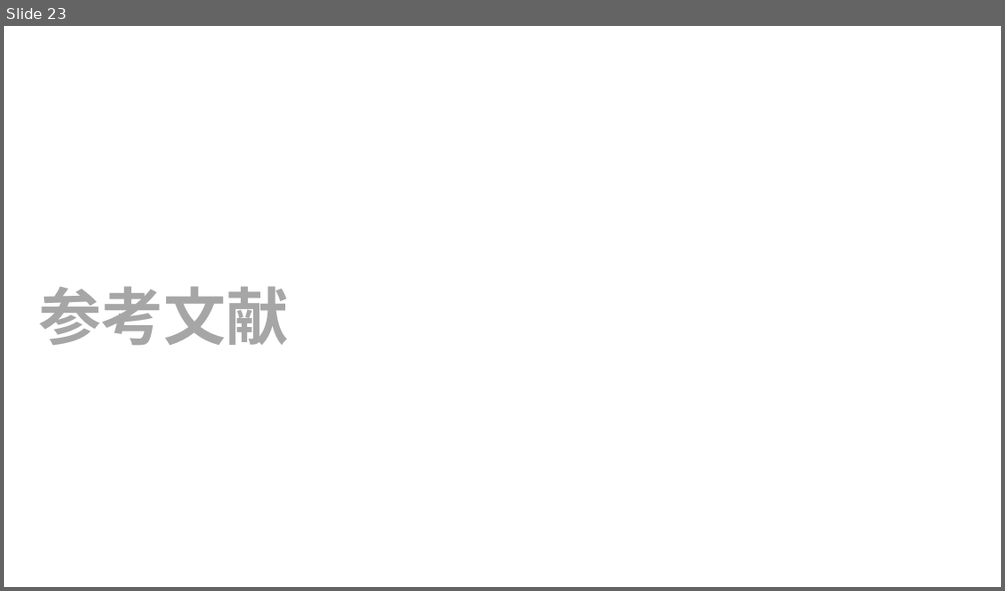
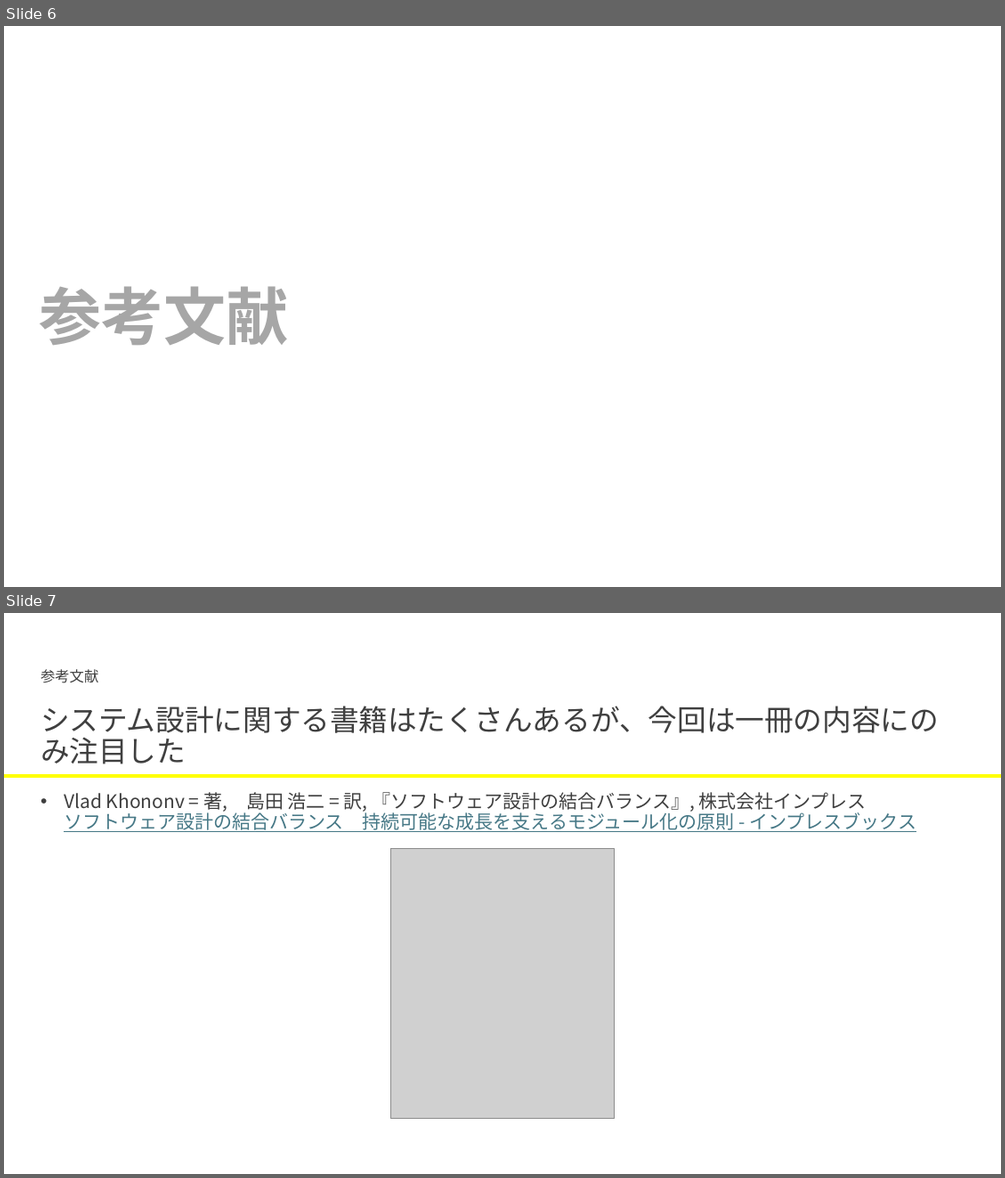
Before and after one commit to hiroki-pixel/tech_it_output_for_LT, a slide deck: Design/複雑性_5分類とそれぞれで可能な対処について.pptx. Shown one above the other, each under a label of ours: slide 23 before the commit, slides 6 and 7 after it. The pictures are 1005x591 and 1005x1178 pixels, drawn with LibreOffice and Linux fonts; fonts in the diff are those of the drawing; grey boxes stand for pictures. Boxes give left, top, right and bottom in pixels: in the first picture for what was removed or moved away, otherwise in the second. Text is boxed around its words. In the diff, an @@ line names an element or a change of style, - is before the commit and + after.

```diff
--- a/Design/複雑性_5分類とそれぞれで可能な対処について.pptx
+++ b/Design/複雑性_5分類とそれぞれで可能な対処について.pptx
@@ slide 7 added at bbox=[4, 613, 1001, 1174], background #FFFFFF @@
@@ text added at bbox=[40, 669, 98, 683], 14 pt, text #3F3F3F @@
+参考文献
@@ text added at bbox=[40, 706, 938, 764], 28 pt, text #3F3F3F @@
+システム設計に関する書籍はたくさんあるが、今回は一冊の内容にのみ注目した
@@ line added from (4, 776) to (1001, 776), #FFFF00 3 pt @@
@@ text added at bbox=[64, 792, 916, 832], 18 pt, text #3F3F3F @@
+• Vlad Khononv = 著, 島田 浩二 = 訳, 『ソフトウェア設計の結合バランス』, 株式会社インプレス
+  ソフトウェア設計の結合バランス 持続可能な成長を支えるモジュール化の原則 - インプレスブックス
@@ picture added at bbox=[390, 849, 615, 1119] @@
@@ what was slide 23 is now slide 6 @@
```
Also in this commit, not shown: 1 slide changed.
